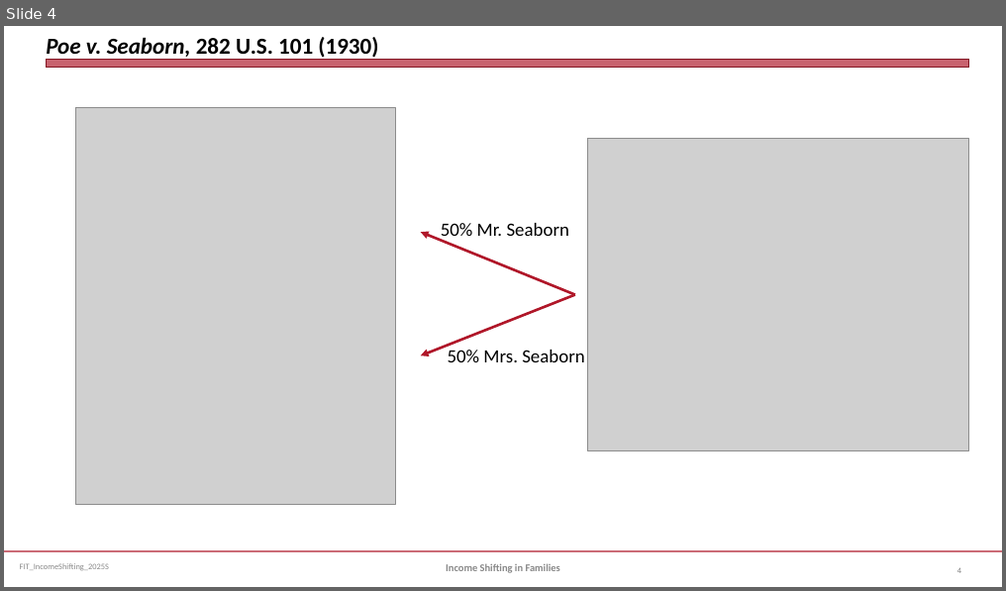
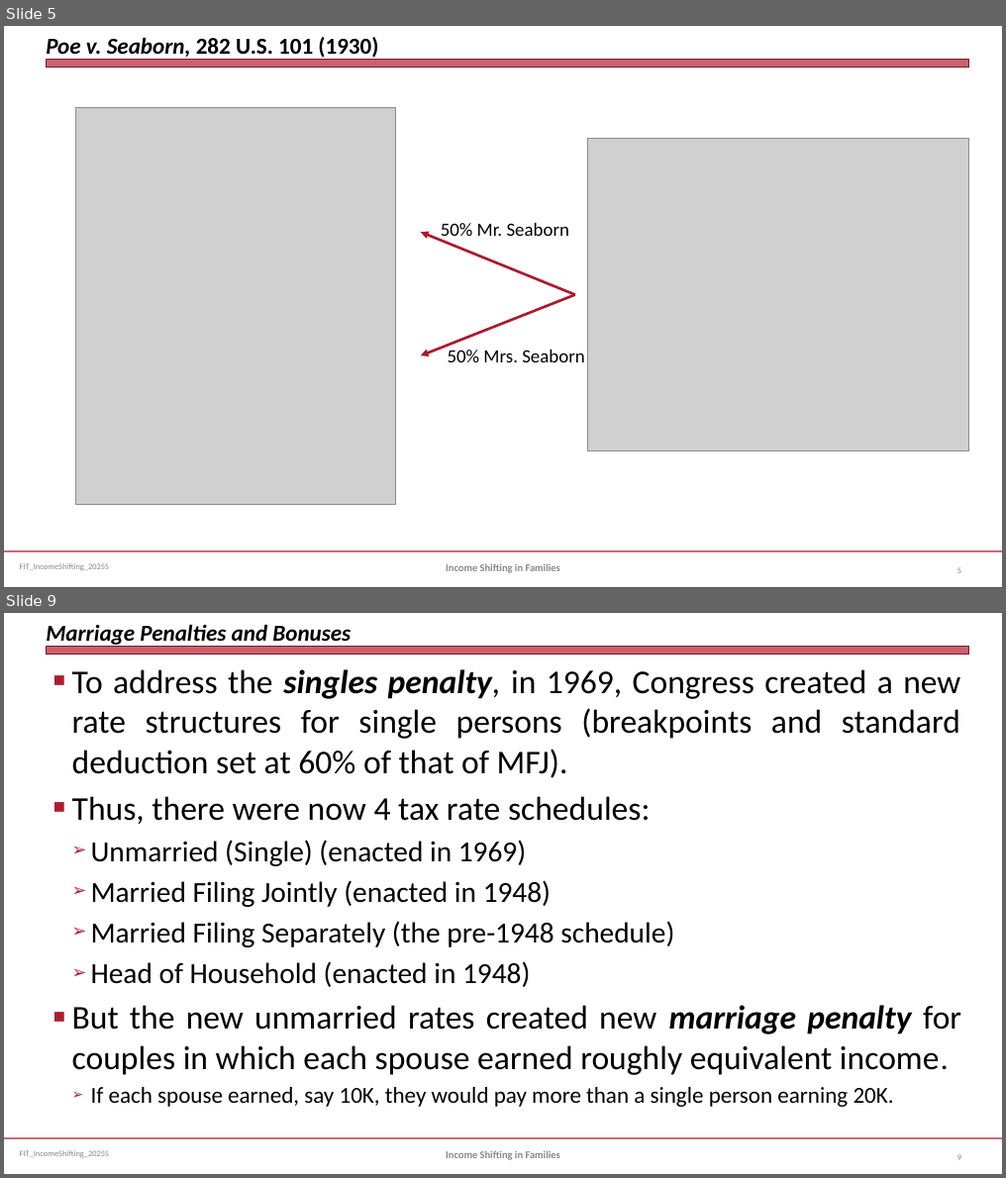
Before and after one commit to jmc877/Fed-Income-Tax, a slide deck: slides/FIT_IncomeShifting_2025S.pptx. Shown one above the other, each under a label of ours: slide 4 before the commit, slides 5 and 9 after it; the slides between them are not shown. The pictures are 1006x591 and 1006x1178 pixels, drawn with LibreOffice and Linux fonts; fonts in the diff are those of the drawing; grey boxes stand for pictures. Boxes give left, top, right and bottom in pixels: in the first picture for what was removed or moved away, otherwise in the second. Text is boxed around its words. In the diff, an @@ line names an element or a change of style, - is before the commit and + after.

```diff
--- a/slides/FIT_IncomeShifting_2025S.pptx
+++ b/slides/FIT_IncomeShifting_2025S.pptx
@@ slide 9 added at bbox=[4, 613, 1002, 1174], background #FFFFFF; not listed: 3 template elements that a slide beside it also shows @@
@@ title added at bbox=[46, 624, 350, 648], 22 pt, text #000000, bold, italic @@
+Marriage Penalties and Bonuses
@@ text added at bbox=[72, 669, 961, 1107], 32 pt, text #000000 @@
+■ To address the singles penalty, in 1969, Congress created a new rate structures for single persons (breakpoints and standard deduction set at 60% of that of MFJ).
+■ Thus, there were now 4 tax rate schedules:
+  ➢ Unmarried (Single) (enacted in 1969)
+  ➢ Married Filing Jointly (enacted in 1948)
+  ➢ Married Filing Separately (the pre-1948 schedule)
+  ➢ Head of Household (enacted in 1948)
+■ But the new unmarried rates created new marriage penalty for couples in which each spouse earned roughly equivalent income.
+  ➢ If each spouse earned, say 10K, they would pay more than a single person earning 20K.
@@ text added at bbox=[446, 1151, 560, 1160], 10 pt, text #898989, bold @@
+Income Shifting in Families
@@ page number added at bbox=[957, 1156, 961, 1160], 8 pt, text #808080 @@
+9
@@ what was slide 4 is now slide 5 @@
```
Also in this commit, not shown: 2 slides changed, 11 other slides added, 3 other files.
